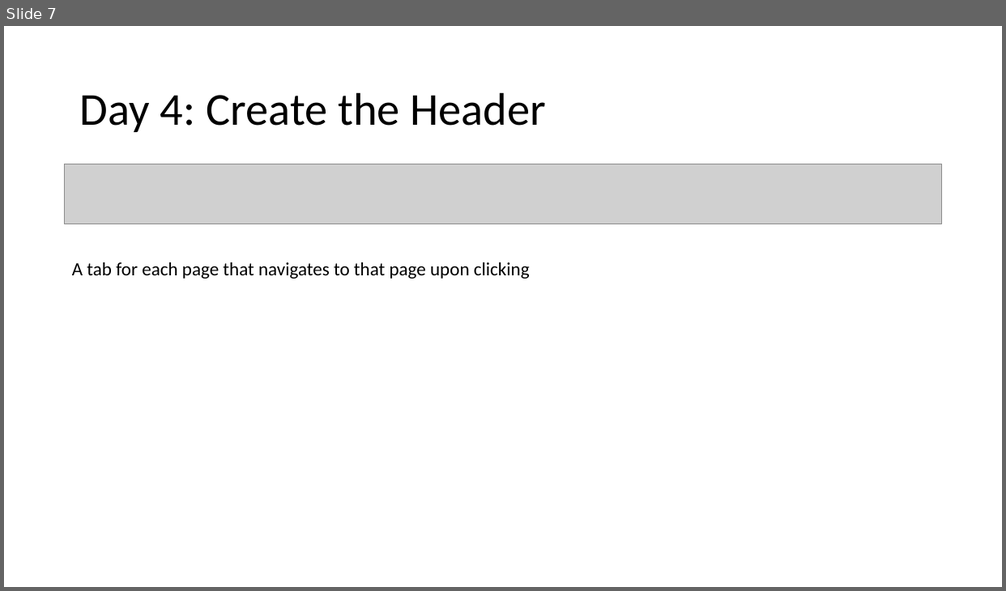
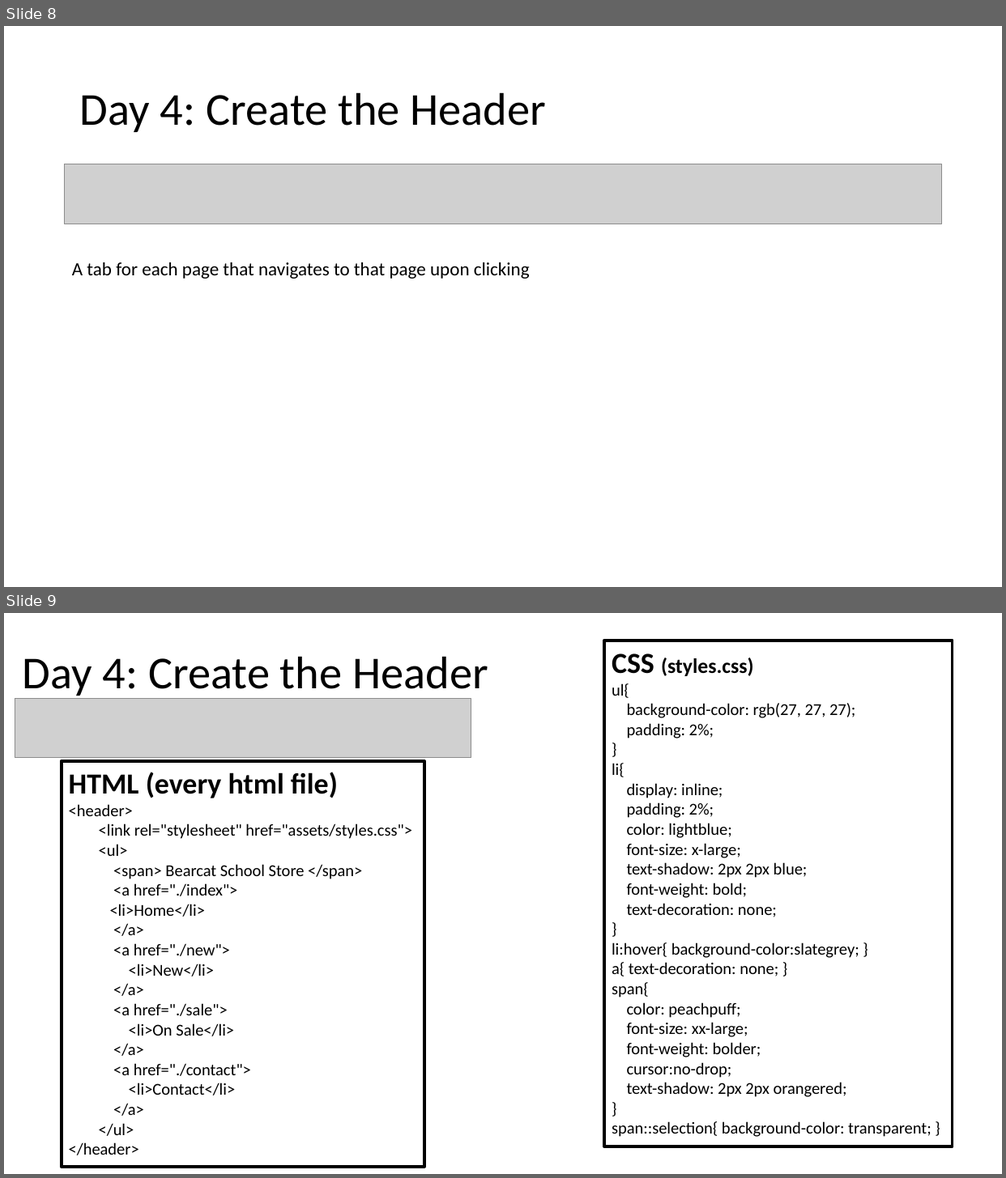
Before and after one commit to MrJoshGross/Course-Curricular-Material, a slide deck: Computer Science Discoveries/Projects/Project 3/Project 3 Checklist.pptx. Shown one above the other, each under a label of ours: slide 7 before the commit, slides 8 and 9 after it. The pictures are 1006x591 and 1006x1178 pixels, drawn with LibreOffice and Linux fonts; fonts in the diff are those of the drawing; grey boxes stand for pictures. Boxes give left, top, right and bottom in pixels: in the first picture for what was removed or moved away, otherwise in the second. Text is boxed around its words. In the diff, an @@ line names an element or a change of style, - is before the commit and + after.

```diff
--- a/Computer Science Discoveries/Projects/Project 3/Project 3 Checklist.pptx
+++ b/Computer Science Discoveries/Projects/Project 3/Project 3 Checklist.pptx
@@ slide 9 added at (4,613,1002,1174), background #FFFFFF @@
@@ title added at (23,656,488,700), 44 pt, text #000000 @@
+Day 4: Create the Header
@@ rectangle added at (604,641,953,1148), outline #000000 3 pt, 16 pt, text #000000 @@
+CSS (styles.css)
+ul{
+background-color: rgb(27, 27, 27);
+padding: 2%;
+}
+li{
+display: inline;
+padding: 2%;
+color: lightblue;
+font-size: x-large;
+text-shadow: 2px 2px blue;
+font-weight: bold;
+text-decoration: none;
+}
+li:hover{ background-color:slategrey; }
+a{ text-decoration: none; }
+span{
+color: peachpuff;
+font-size: xx-large;
+font-weight: bolder;
+cursor:no-drop;
+text-shadow: 2px 2px orangered;
+}
+span::selection{ background-color: transparent; }
@@ picture added at (15,698,471,757) @@
@@ rectangle added at (61,761,424,1167), outline #000000 3 pt, 16 pt, text #000000 @@
+HTML (every html file)
+<header>
+<link rel="stylesheet" href="assets/styles.css">
+<ul>
+<span> Bearcat School Store </span>
+<a href="./index">
+<li>Home</li>
+</a>
+<a href="./new">
+<li>New</li>
+</a>
+<a href="./sale">
+<li>On Sale</li>
+</a>
+<a href="./contact">
+<li>Contact</li>
+</a>
+</ul>
+</header>
@@ what was slide 7 is now slide 8 @@
```
Also in this commit, not shown: 1 slide changed, 4 other slides added, 1 other file.
